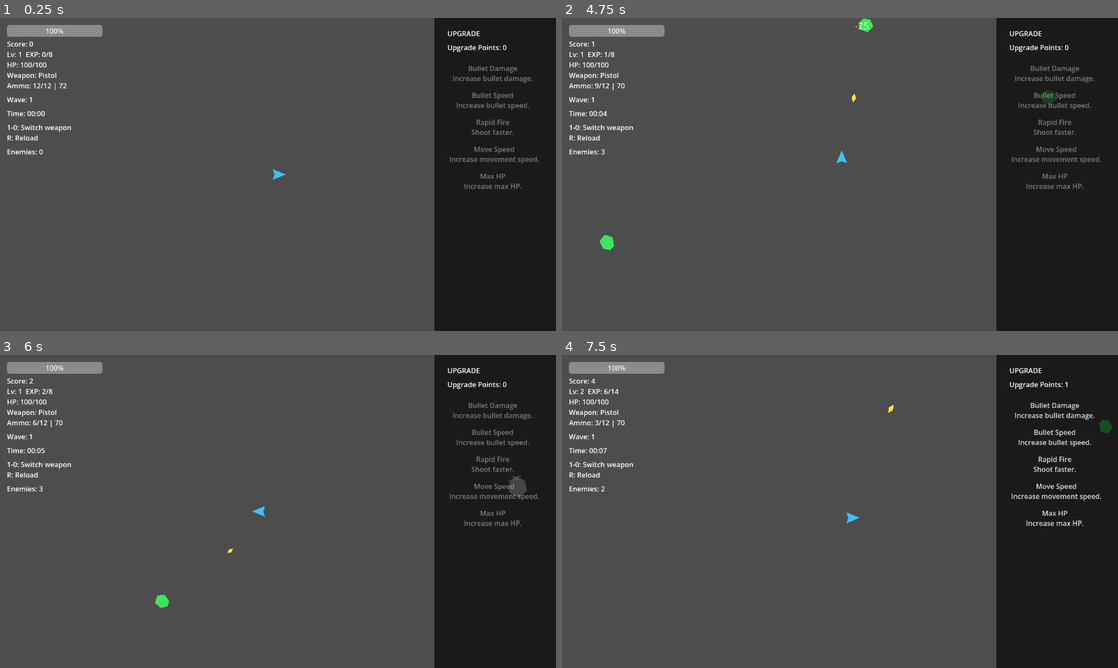
Above: before the commit, frames 1-4 (two rows, left to right).
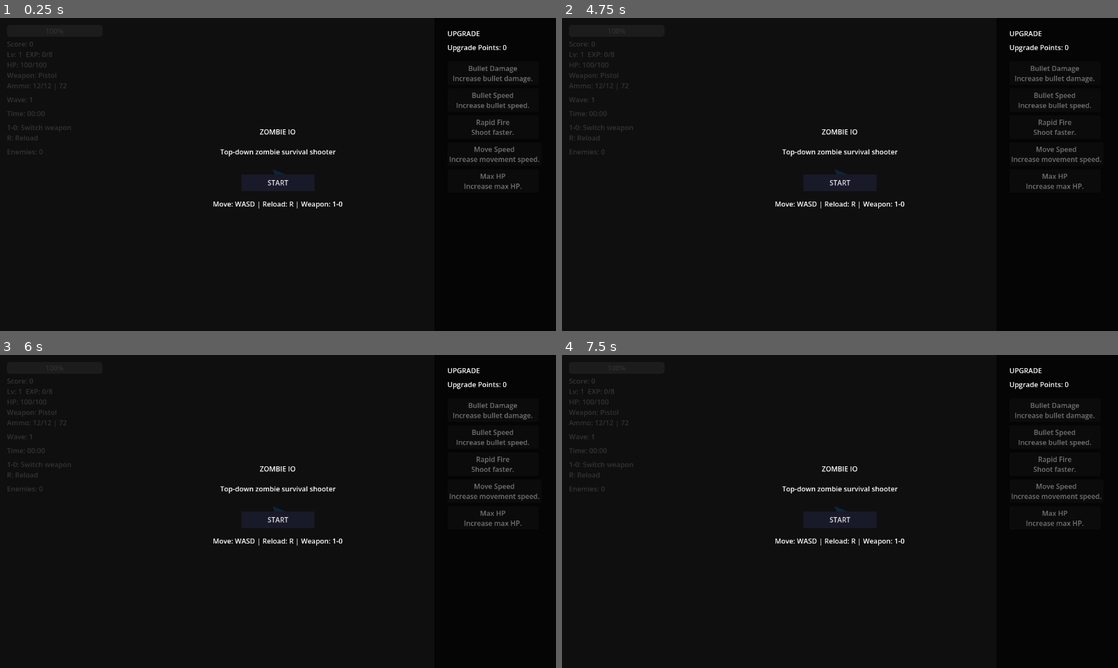
Above: after the commit, the same moments.

Repository: kenjiakira/zombie-io
Game: Godot game, scene res://scenes/main.tscn
Same seed, same stepped clock (60 frames per second), same inputs: the game is played once before the commit and once after it.
Inputs (mouse positions are in pixels of both pictures, inside the frame that each line leads up to):
- Up to frame 1 (0.25 s): no input
- Up to frame 2 (4.75 s): click (840, 183) at 0.5 s, where only the run after the commit has a clickable "START"; click (840, 183) at 1.25 s, where only the run after the commit has a clickable "START"; hold Right (move_right) 2.03-2.78 s; hold R 2.03-2.78 s; hold Down (move_down) 2.78-3.53 s; tap 1 at 2.85 s; hold Right (move_right) 3.53-4.28 s; tap 2 at 3.6 s; hold W (move_up) from 4.28 s (still down); tap 3 at 4.35 s
- Up to frame 3 (6 s): release W (move_up) at 5.03 s; hold A (move_left) from 5.03 s (still down); tap 4 at 5.1 s; tap 5 at 5.85 s
- Up to frame 4 (7.5 s): release A (move_left) at 6.53 s; hold Down (move_down) 6.53-7.28 s; tap 6 at 6.6 s; hold Right (move_right) from 7.28 s (still down); tap 7 at 7.35 s

The runs differ from the first frame. In frame 1, 78% of the frame differs, in the area x 0-79%, y 0-100%; in frame 2, 78%; in frame 3, 78%; in frame 4, 79%, in the area x 0-99%, y 0-100%.

Commit message:
Add start menu functionality to main scene and scripts in ZombieIO. Integrated StartMenu node into the scene, updated main script to manage game start logic, and connected signals for starting the game. Enhanced UI flow by showing the start menu and pausing the game until the start button is pressed.

Diff:
--- a/scenes/main.tscn
+++ b/scenes/main.tscn
@@ -7,6 +7,7 @@
 [ext_resource type="PackedScene" path="res://scenes/ui/game_over_menu.tscn" id="5_gameover"]
 [ext_resource type="PackedScene" path="res://scenes/ui/upgrade_menu.tscn" id="6_upgrade"]
 [ext_resource type="PackedScene" path="res://scenes/ui/hud.tscn" id="7_hud"]
+[ext_resource type="PackedScene" path="res://scenes/ui/start_menu.tscn" id="18_start"]
 [ext_resource type="Script" uid="uid://daaj13ax72lbn" path="res://scripts/managers/wave_manager.gd" id="8_wave"]
 [ext_resource type="Script" uid="uid://dl4h2vt0c6thq" path="res://scripts/managers/spawn_manager.gd" id="9_spawn"]
 [ext_resource type="Script" uid="uid://cbw0lc21err0d" path="res://scripts/managers/vfx_manager.gd" id="10_vfx"]
@@ -55,6 +56,8 @@
 layout_mode = 3
 anchors_preset = 0
 
+[node name="StartMenu" parent="CanvasLayer" unique_id=176541233 instance=ExtResource("18_start")]
+
 [node name="GameOverMenu" parent="CanvasLayer" unique_id=228755220 instance=ExtResource("5_gameover")]
 
 [node name="UpgradeMenu" parent="CanvasLayer" unique_id=109347035 instance=ExtResource("6_upgrade")]
--- /dev/null
+++ b/scenes/ui/start_menu.tscn
@@ -0,0 +1,89 @@
+[gd_scene format=3]
+
+[ext_resource type="Script" path="res://scripts/ui/start_menu.gd" id="1_start"]
+
+[sub_resource type="StyleBoxFlat" id="StyleBoxFlat_start"]
+bg_color = Color(0.0941176, 0.0980392, 0.160784, 1)
+
+[node name="StartMenu" type="Control"]
+visible = true
+layout_mode = 3
+anchors_preset = 15
+anchor_right = 1.0
+anchor_bottom = 1.0
+grow_horizontal = 2
+grow_vertical = 2
+script = ExtResource("1_start")
+
+[node name="ColorRect" type="ColorRect" parent="."]
+layout_mode = 1
+anchors_preset = 15
+anchor_right = 1.0
+anchor_bottom = 1.0
+grow_horizontal = 2
+grow_vertical = 2
+color = Color(0, 0, 0, 0.8)
+
+[node name="TitleLabel" type="Label" parent="."]
+layout_mode = 1
+anchors_preset = 8
+anchor_left = 0.5
+anchor_top = 0.5
+anchor_right = 0.5
+anchor_bottom = 0.5
+offset_left = -176.0
+offset_top = -110.0
+offset_right = 176.0
+offset_bottom = -70.0
+grow_horizontal = 2
+grow_vertical = 2
+horizontal_alignment = 1
+text = "ZOMBIE IO"
+
+[node name="SubtitleLabel" type="Label" parent="."]
+layout_mode = 1
+anchors_preset = 8
+anchor_left = 0.5
+anchor_top = 0.5
+anchor_right = 0.5
+anchor_bottom = 0.5
+offset_left = -240.0
+offset_top = -64.0
+offset_right = 240.0
+offset_bottom = -40.0
+grow_horizontal = 2
+grow_vertical = 2
+horizontal_alignment = 1
+text = "Top-down zombie survival shooter"
+
+[node name="StartButton" type="Button" parent="."]
+layout_mode = 1
+anchors_preset = 8
+anchor_left = 0.5
+anchor_top = 0.5
+anchor_right = 0.5
+anchor_bottom = 0.5
+offset_left = -84.0
+offset_top = 0.0
+offset_right = 84.0
+offset_bottom = 38.0
+grow_horizontal = 2
+grow_vertical = 2
+theme_override_styles/normal = SubResource("StyleBoxFlat_start")
+text = "START"
+
+[node name="HintLabel" type="Label" parent="."]
+layout_mode = 1
+anchors_preset = 8
+anchor_left = 0.5
+anchor_top = 0.5
+anchor_right = 0.5
+anchor_bottom = 0.5
+offset_left = -220.0
+offset_top = 56.0
+offset_right = 220.0
+offset_bottom = 82.0
+grow_horizontal = 2
+grow_vertical = 2
+horizontal_alignment = 1
+text = "Move: WASD | Reload: R | Weapon: 1-0"
--- a/scripts/core/main.gd
+++ b/scripts/core/main.gd
@@ -9,6 +9,7 @@
 @onready var vfx_manager = $VFXManager
 @onready var upgrade_manager = $UpgradeManager
 @onready var zombie_container = $ZombieContainer
+@onready var start_menu = $CanvasLayer/StartMenu
 @onready var game_over_menu = $CanvasLayer/GameOverMenu
 @onready var upgrade_menu = $CanvasLayer/UpgradeMenu
 
@@ -31,6 +32,7 @@
 var camera_shake_time: float = 0.0
 var camera_shake_duration: float = 0.0
 var camera_shake_strength: float = 0.0
+var game_started: bool = false
 
 func _ready():
 	randomize()
@@ -59,7 +61,6 @@
 		wave_manager.enemies_changed.connect(_on_wave_enemies_changed)
 		wave_manager.spawn_zombie_requested.connect(_on_wave_spawn_zombie_requested)
 		wave_manager.spawn_boss_requested.connect(_on_wave_spawn_boss_requested)
-		wave_manager.start()
 
 	if upgrade_menu != null:
 		upgrade_menu.upgrade_selected.connect(_on_upgrade_selected)
@@ -68,9 +69,20 @@
 	if game_over_menu != null:
 		game_over_menu.restart_pressed.connect(_on_restart_pressed)
 
+	if start_menu != null and start_menu.has_signal("start_pressed"):
+		start_menu.start_pressed.connect(_on_start_pressed)
+
+	if game_over_menu != null and game_over_menu.has_method("hide_game_over"):
+		game_over_menu.hide_game_over()
+
+	_show_start_menu()
+	get_tree().paused = true
 	update_ui()
 
 func _process(delta):
+	if not game_started:
+		return
+
 	if camera_shake_time <= 0.0:
 		if camera != null:
 			camera.offset = Vector2.ZERO
@@ -196,6 +208,21 @@
 	if player != null and player.has_method("add_ammo_to_current_weapon"):
 		player.add_ammo_to_current_weapon(amount)
 		update_ui()
+
+func _on_start_pressed():
+	game_started = true
+	if start_menu != null and start_menu.has_method("hide_start_menu"):
+		start_menu.hide_start_menu()
+	get_tree().paused = false
+	if wave_manager != null:
+		wave_manager.start()
+
+func _show_start_menu():
+	game_started = false
+	if start_menu != null and start_menu.has_method("show_start_menu"):
+		start_menu.show_start_menu()
+	if game_over_menu != null and game_over_menu.has_method("hide_game_over"):
+		game_over_menu.hide_game_over()
 
 func _on_player_died():
 	if game_over_menu != null:
--- /dev/null
+++ b/scripts/ui/start_menu.gd
@@ -0,0 +1,19 @@
+extends Control
+
+signal start_pressed
+
+@onready var start_button: Button = $StartButton
+
+func _ready():
+	process_mode = Node.PROCESS_MODE_WHEN_PAUSED
+	visible = true
+	start_button.pressed.connect(_on_start_button_pressed)
+
+func show_start_menu():
+	visible = true
+
+func hide_start_menu():
+	visible = false
+
+func _on_start_button_pressed():
+	start_pressed.emit()
Not shown, added: scripts/ui/start_menu.gd.uid
